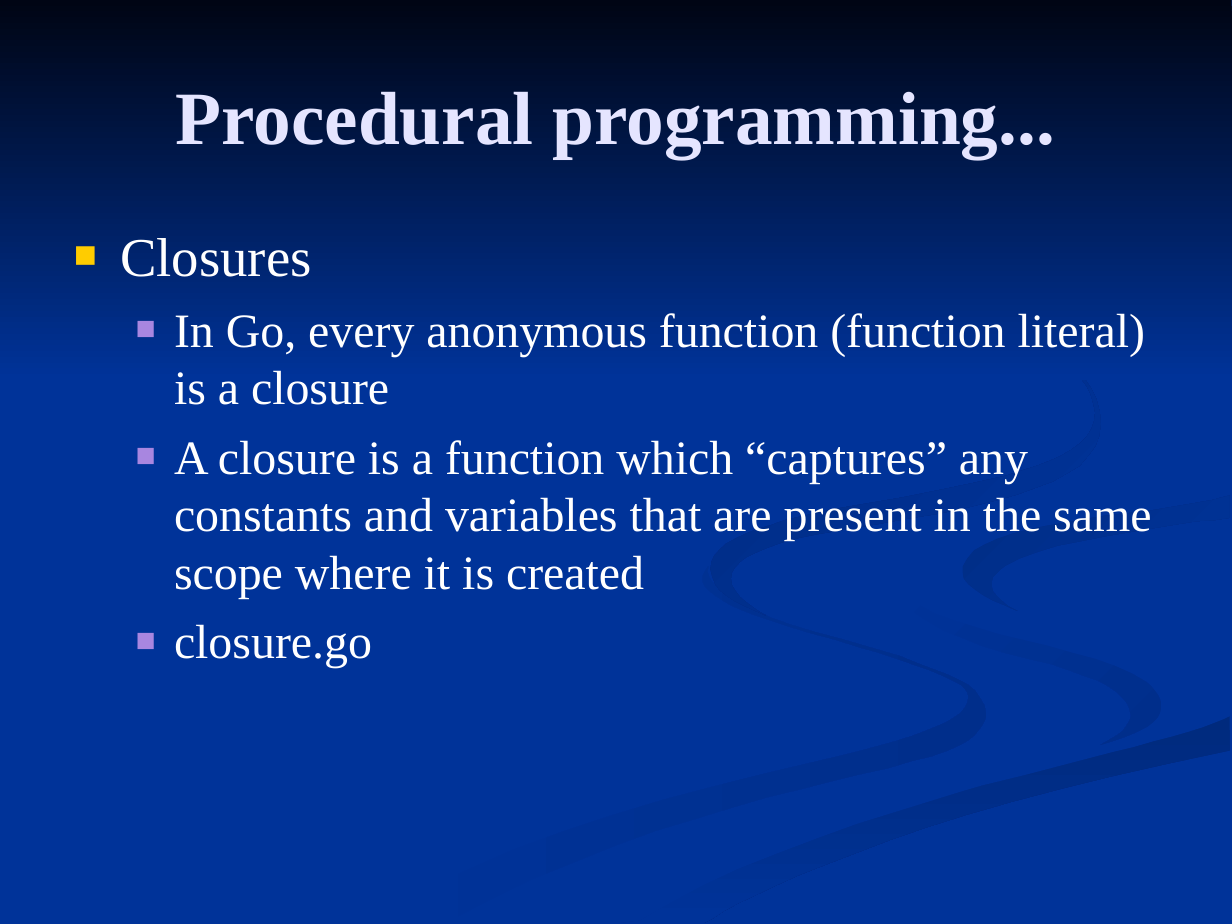
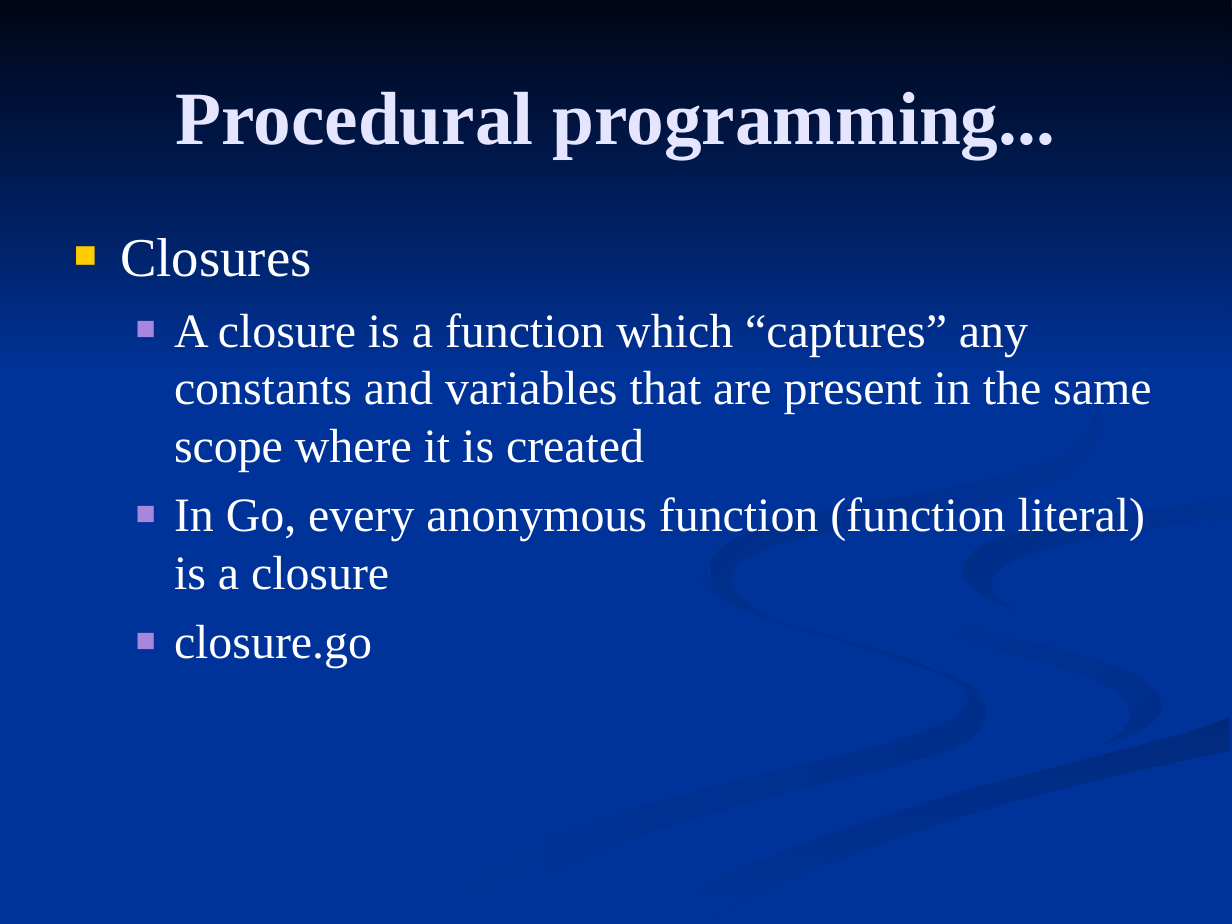
Before and after one commit to FrancoMelandri/GoLang, a slide deck: slide 19 of golang.ppt. Drawn at 1232x924 pixels with LibreOffice and Linux fonts; fonts in the diff are those of the drawing. Boxes give left, top, right and bottom in pixels: in the first picture for what was removed or moved away, otherwise in the second. Text is boxed around its words. In the diff, an @@ line names an element or a change of style, - is before the commit and + after.

Commit message:
Presentation

```diff
--- a/golang.ppt
+++ b/golang.ppt
@@ text at [174,313,1151,472]: paragraph added @@
+  ■ A closure is a function which “captures” any constants and variables that are present in the same scope where it is created
@@ text at [174,440,1151,599]: paragraph removed @@
-  ■ A closure is a function which “captures” any constants and variables that are present in the same scope where it is created
```
Also in this commit, not shown: 16 other slides changed, 5 slides added, 1 slide removed.
